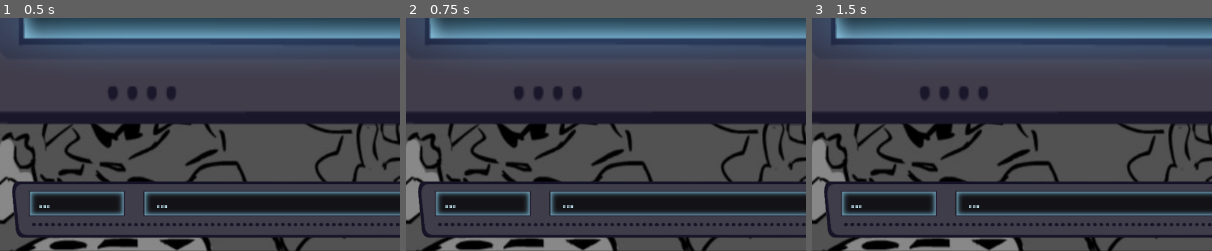
Above: before the commit, frames 1-3 (left to right).
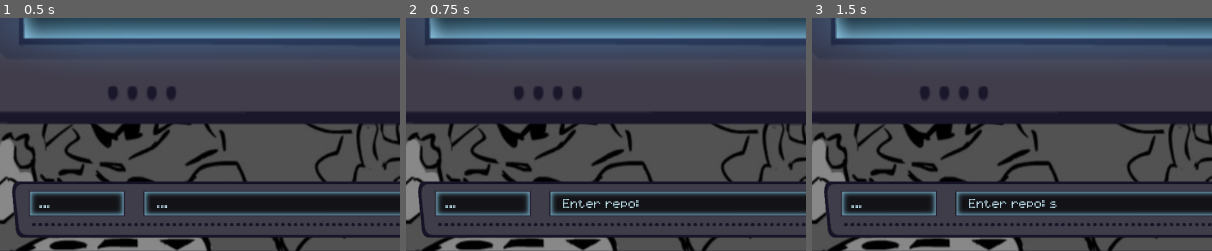
Above: after the commit, the same moments.

Repository: yophlox/FunkinLauncher
Game: Godot game, scene res://scenes/Launcher.tscn
Two runs of this game, one before a commit and one after it. Both use one fixed random seed, a clock stepped at 60 frames per second and the inputs below.
Inputs:
- Up to frame 1 (0.5 s): no input
- Up to frame 2 (0.75 s): tap S at 0.5 s; hold Right (ui_right) from 0.53 s (still down); hold Enter (ui_accept) from 0.53 s (still down); tap Backspace at 0.6 s
- Up to frame 3 (1.5 s): tap S at 1.25 s; release Right (ui_right) at 1.28 s; release Enter (ui_accept) at 1.28 s; hold S from 1.28 s (still down); tap Enter (ui_accept) at 1.35 s
The pictures show only the part of the screen within x 7-57%, y 50-100%; the shares and areas given below are measured in that part.

Frame 1 is identical in both runs. In frame 2, 0.3% of the frame differs, in the area x 39-59%, y 77-82%; in frame 3, 0.4%, in the area x 39-62%, y 77-82%.

Commit message:
fuck yeah!

Diff:
--- a/scripts/Launcher.gd
+++ b/scripts/Launcher.gd
@@ -1,12 +1,12 @@
 extends Node
 
 const GITHUB_API_URL = "https://api.github.com"
-const OWNER = "FNF-CNE-Devs"
-const REPO = "CodenameEngine"
+var OWNER = "FNF-CNE-Devs"
+var REPO = "CodenameEngine"
 const MAX_WORKFLOWS = 100
 const GITHUB_TOKEN = ""
 const TEMP_DIR = "temp"
-const DOWNLOAD_DIR = "downloads/" + REPO + "-" + OWNER
+var DOWNLOAD_DIR = "downloads/" + REPO + "-" + OWNER
 const API_DOWNLOAD_URL = "https://github.com/%s/%s/archive/%s.zip"
 const ARTIFACTS_API_URL = GITHUB_API_URL + "/repos/%s/%s/actions/runs/%s/artifacts"
 
@@ -34,6 +34,12 @@
 const MAX_RETRIES = 1
 var current_bytes = 0
 var download_timer: Timer = null
+var current_repo_index = 0
+var repos = [
+	{"owner": "FNF-CNE-Devs", "repo": "CodenameEngine"}  # Default repo
+]
+var is_typing_repo = false
+var typed_repo = ""
 
 func _ready():
 	http_request = HTTPRequest.new()
@@ -117,12 +123,46 @@
 	page_counter.text = "%d/%d" % [current, total]
 
 func _input(event):
-	if event.is_action_pressed("ui_left"):
-		change_workflow(-1)
-	elif event.is_action_pressed("ui_right"):
-		change_workflow(1)
-	elif event.is_action_pressed("ui_accept"):
-		download_current_workflow()
+	if is_typing_repo:
+		if event is InputEventKey and event.pressed:
+			if event.keycode == KEY_ENTER:
+				var parts = typed_repo.split("/")
+				if parts.size() == 2:
+					repos.append({"owner": parts[0], "repo": parts[1]})
+					current_repo_index = repos.size() - 1
+					OWNER = parts[0]
+					REPO = parts[1]
+					fetch_workflow_info()
+
+				is_typing_repo = false
+				typed_repo = ""
+
+			elif event.keycode == KEY_ESCAPE:
+				is_typing_repo = false
+				typed_repo = ""
+
+			elif event.keycode == KEY_BACKSPACE:
+				typed_repo = typed_repo.substr(0, max(0, typed_repo.length() - 1))
+
+			elif event.is_pressed() and not event.echo:
+				var char = char(event.unicode)
+				if char.length() > 0:
+					typed_repo += char
+
+			if is_typing_repo:
+				middle_text.text = "Enter repo: " + typed_repo
+
+	else:
+		if event.is_action_pressed("ui_left"):
+			change_workflow(-1)
+		elif event.is_action_pressed("ui_right"):
+			change_workflow(1)
+		elif event.is_action_pressed("ui_accept"):
+			download_current_workflow()
+		elif event is InputEventKey and event.pressed and event.keycode == KEY_S:
+			is_typing_repo = true
+			typed_repo = ""
+			middle_text.text = "Enter repo: "
 
 func change_workflow(direction):
 	if workflow_runs.size() == 0:
@@ -339,7 +379,10 @@
 	var current_run = workflow_runs[current_workflow_index]
 
 	left_text.text = truncate_text(REPO, 9)
-	middle_text.text = "%s/%s (%s)" % [OWNER, REPO, current_run.head_sha.substr(0, 7)]
+	if is_typing_repo:
+		middle_text.text = "Enter repo: " + typed_repo
+	else:
+		middle_text.text = "%s/%s (%s)" % [OWNER, REPO, current_run.head_sha.substr(0, 7)]
 
 	if not is_downloading:
 		right_text.text = "Ready | 0s"
Not shown, changed: README.md
